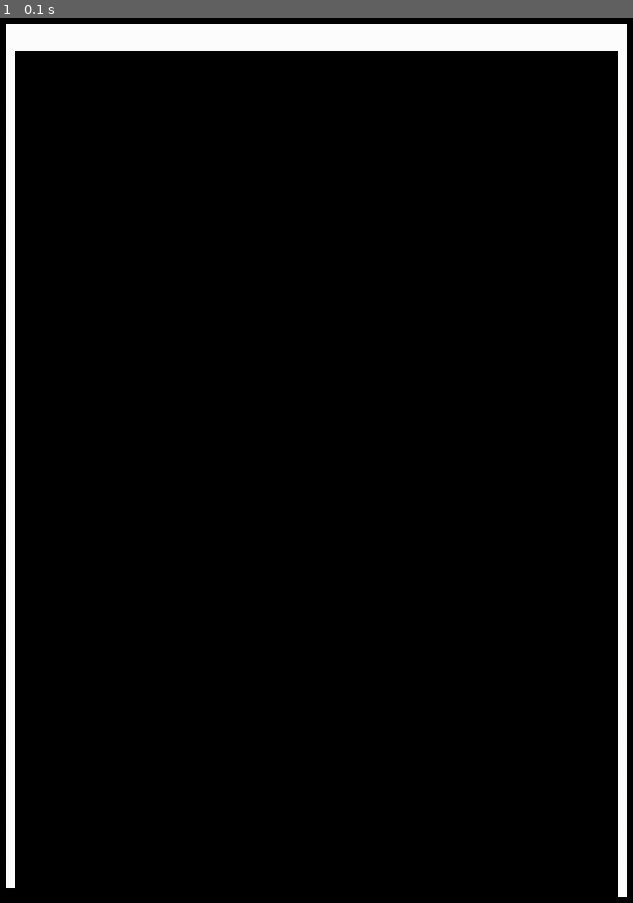
Above: before the commit, frame 1.
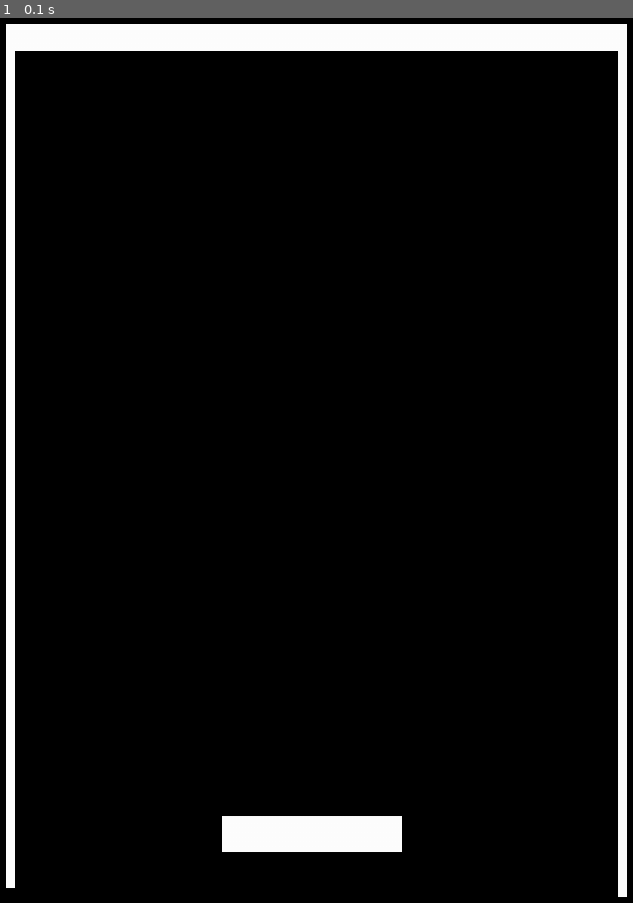
Above: after the commit, the same moment.

Repository: PSFREITASUEA/breakoutpygame
Game: pygame game, started from main.py
Same seed, same stepped clock (60 frames per second), same inputs: the game is played once before the commit and once after it.
Inputs:
- Up to frame 1 (0.1 s): no input

The runs differ from the first frame. In frame 1, 1.2% of the frame differs, in the area x 35-64%, y 90-95%.

Commit message:
#Feat: draw player

Diff:
--- /dev/null
+++ b/Player.py
@@ -0,0 +1,11 @@
+import pygame.image
+
+
+class Player:
+    def __init__(self, x, y):
+        self.image = pygame.image.load("assets/white_player.png")
+        self.rect = self.image.get_rect()
+        self.rect = self.rect.move(x, y)
+
+    def render_on_initial_position(self, screen: pygame.surface):
+        screen.blit(self.image, (self.rect.x - self.rect.width / 2, self.rect.y))
--- a/main.py
+++ b/main.py
@@ -3,6 +3,7 @@
 from pygame.surface import Surface
 
 import colors
+from Player import Player
 
 WINDOW_WIDTH = 720
 WINDOW_HEIGHT = 1000
@@ -13,6 +14,9 @@
     pygame.display.set_caption("BREAKOUT")
 
     running = True
+
+    player_1 = Player(WINDOW_WIDTH / 2, WINDOW_HEIGHT - 100)
+    player_1.render_on_initial_position(window_surface)
 
     while running:
         # RECT(x,y,width,height)
Binary file added: assets/white_player.png
